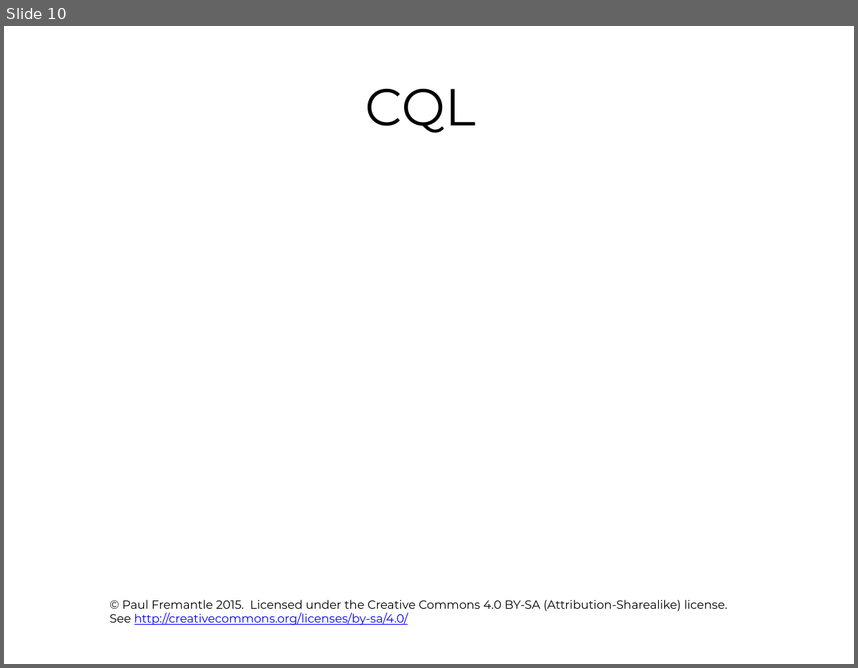
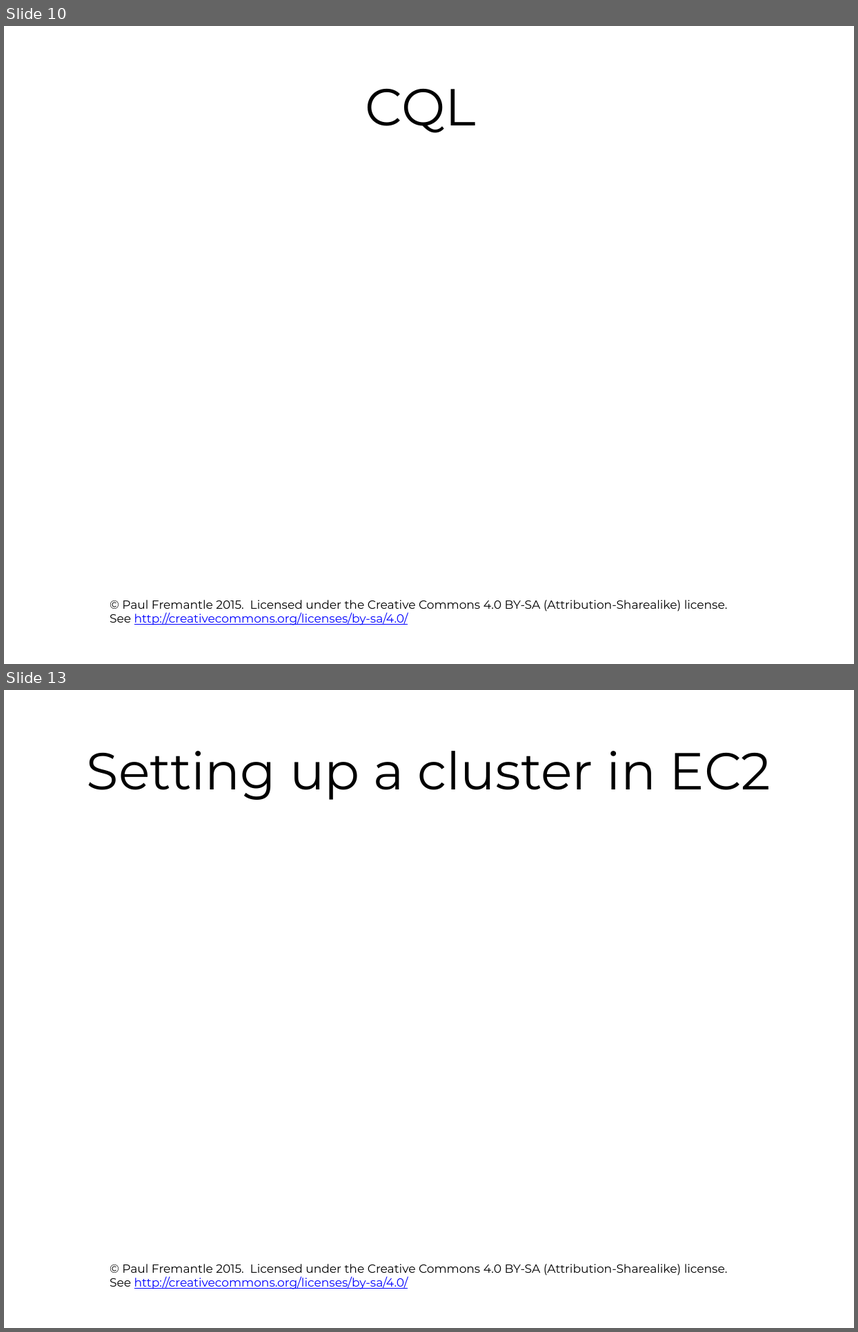
Before and after one commit to pzfreo/ox-clo, a slide deck: pres-source/08-Cassandra.pptx. Shown one above the other, each under a label of ours: slide 10 before the commit, slides 10 and 13 after it; the slides between them are not shown. The pictures are 858x668 and 858x1332 pixels, drawn with LibreOffice and Linux fonts; fonts in the diff are those of the drawing; background and template pictures are left out. Boxes give left, top, right and bottom in pixels: in the first picture for what was removed or moved away, otherwise in the second. Text is boxed around its words. In the diff, an @@ line names an element or a change of style, - is before the commit and + after.

```diff
--- a/pres-source/08-Cassandra.pptx
+++ b/pres-source/08-Cassandra.pptx
@@ slide 13 added at <box>4,690,854,1328</box>, background #FFFFFF; not listed: 1 template element that a slide beside it also shows @@
@@ title added at <box>87,751,771,800</box>, 44 pt, text #000000 @@
+Setting up a cluster in EC2
```
Also in this commit, not shown: 3 other slides added, 4 other files.
